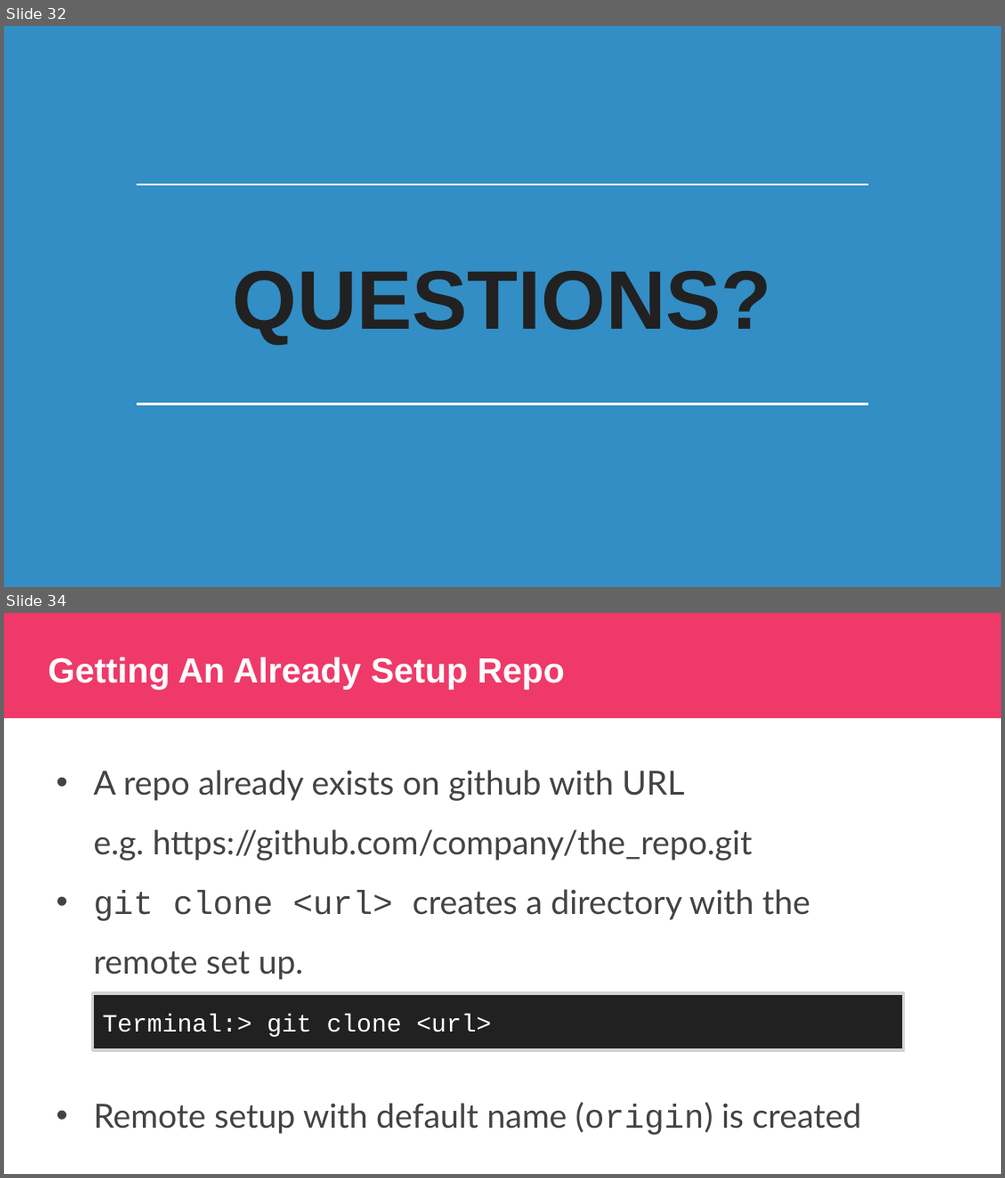
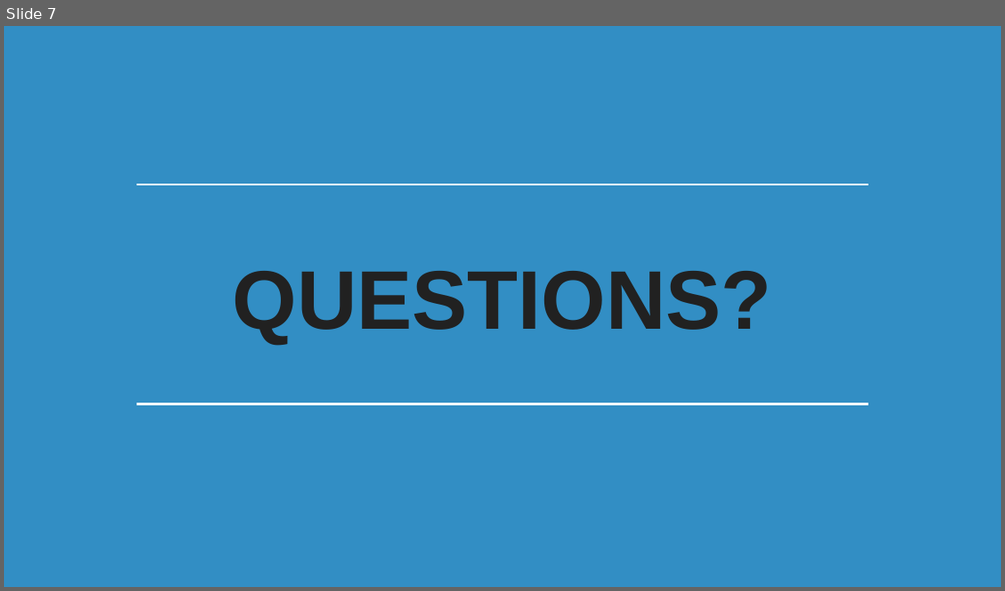
Before and after one commit to kiwidamien/statistics, a slide deck: 01_Course_Overview.pptx. Shown one above the other, each under a label of ours: slides 32 and 34 before the commit, slide 7 after it; the slides between them are not shown. The pictures are 1005x1178 and 1005x591 pixels, drawn with LibreOffice and Linux fonts; fonts in the diff are those of the drawing; background and template pictures are left out. Boxes give left, top, right and bottom in pixels: in the first picture for what was removed or moved away, otherwise in the second. Text is boxed around its words. In the diff, an @@ line names an element or a change of style, - is before the commit and + after.

```diff
--- a/01_Course_Overview.pptx
+++ b/01_Course_Overview.pptx
@@ slide 34 removed at box(4, 613, 1001, 1174), background #FFFFFF @@
@@ rectangle removed at box(4, 613, 1001, 719) @@
@@ title removed at box(48, 657, 565, 690) @@
-Getting An Already Setup Repo
@@ text removed at box(94, 770, 810, 980) @@
-• A repo already exists on github with URL
-  e.g. https://github.com/company/the_repo.git
-• git clone <url> creates a directory with the remote set up.
@@ rectangle removed at box(93, 993, 904, 1050) @@
-Terminal:> git clone <url>
@@ text removed at box(94, 1102, 862, 1135) @@
-• Remote setup with default name (origin) is created
@@ what was slide 32 is now slide 7 @@
```
Also in this commit, not shown: 1 slide changed, 4 slides added, 31 other slides removed.
